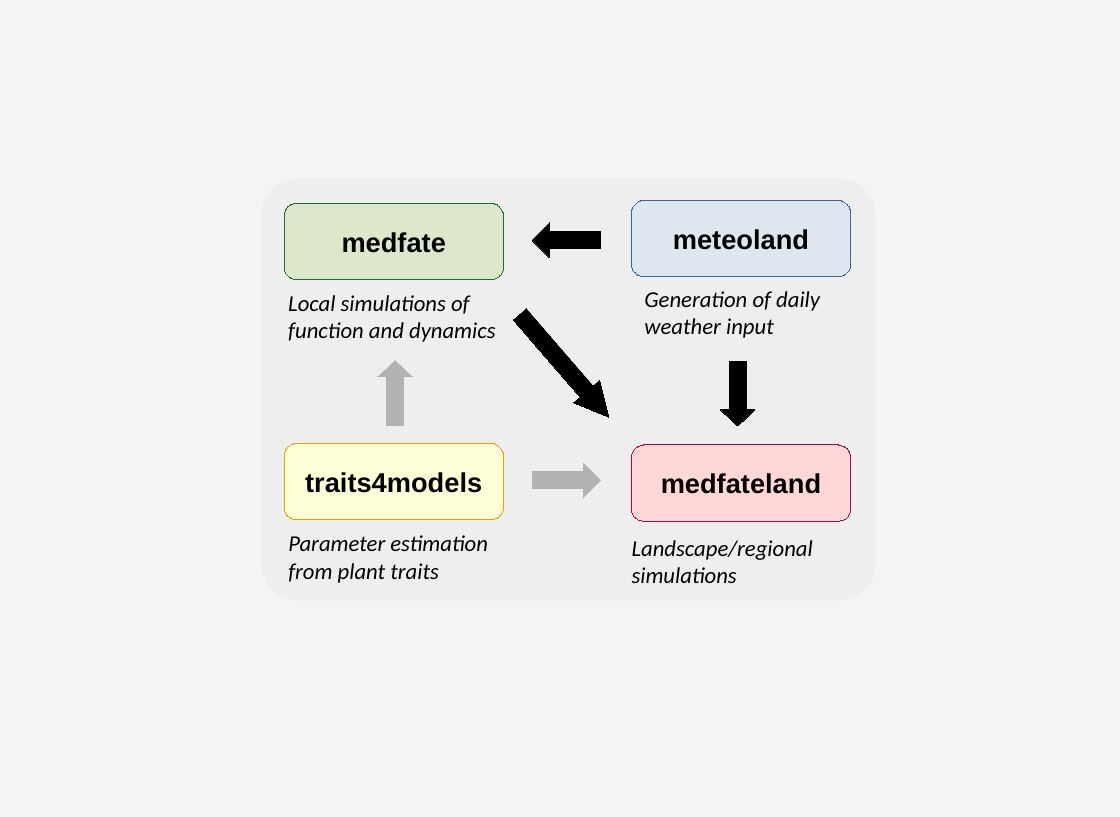
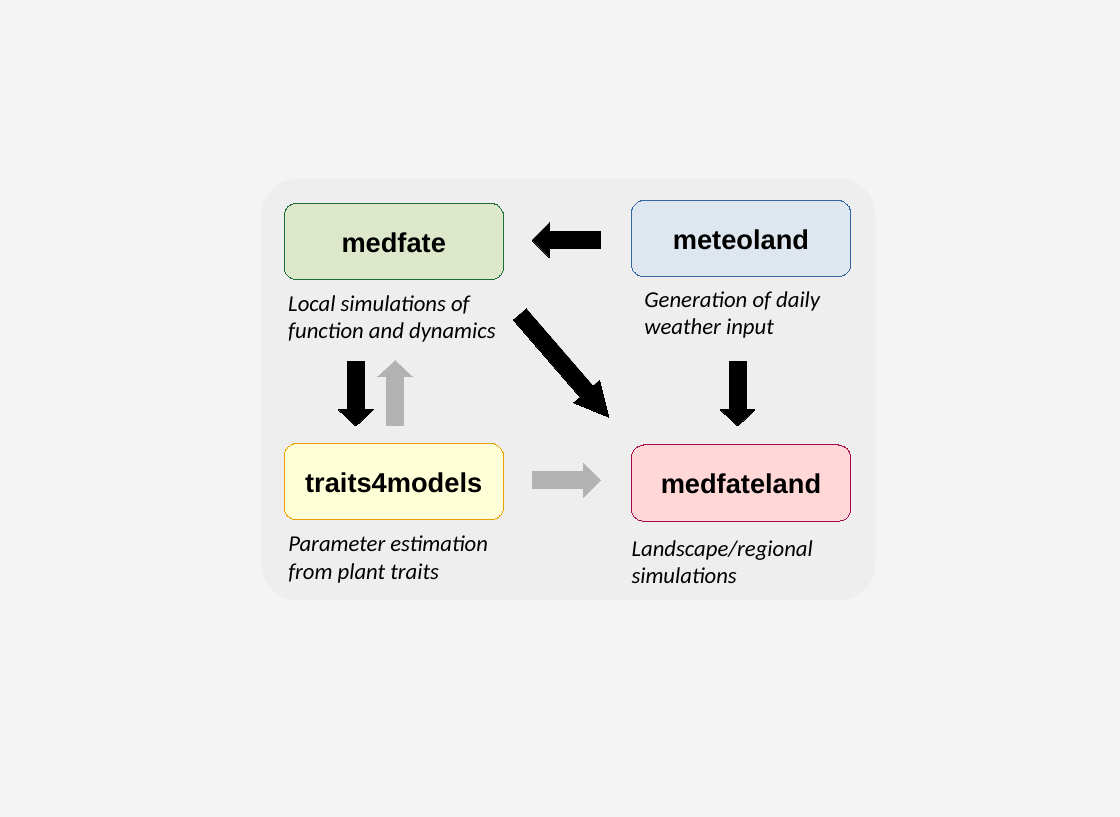
Before and after one commit to emf-creaf/medfatebook, a slide deck: slide 1 of figures/Diagrams.odp. Drawn at 1120x817 pixels with LibreOffice and Linux fonts; fonts in the diff are those of the drawing. Boxes give left, top, right and bottom in pixels: in the first picture for what was removed or moved away, otherwise in the second. Text is boxed around its words. In the diff, an @@ line names an element or a change of style, - is before the commit and + after.

```diff
--- a/figures/Diagrams.odp
+++ b/figures/Diagrams.odp
@@ left arrow added at (339, 362, 373, 426), fill #000000, outline #000000 0 pt @@
```
Also in this commit, not shown: 4 other slides changed, 12 other files.
